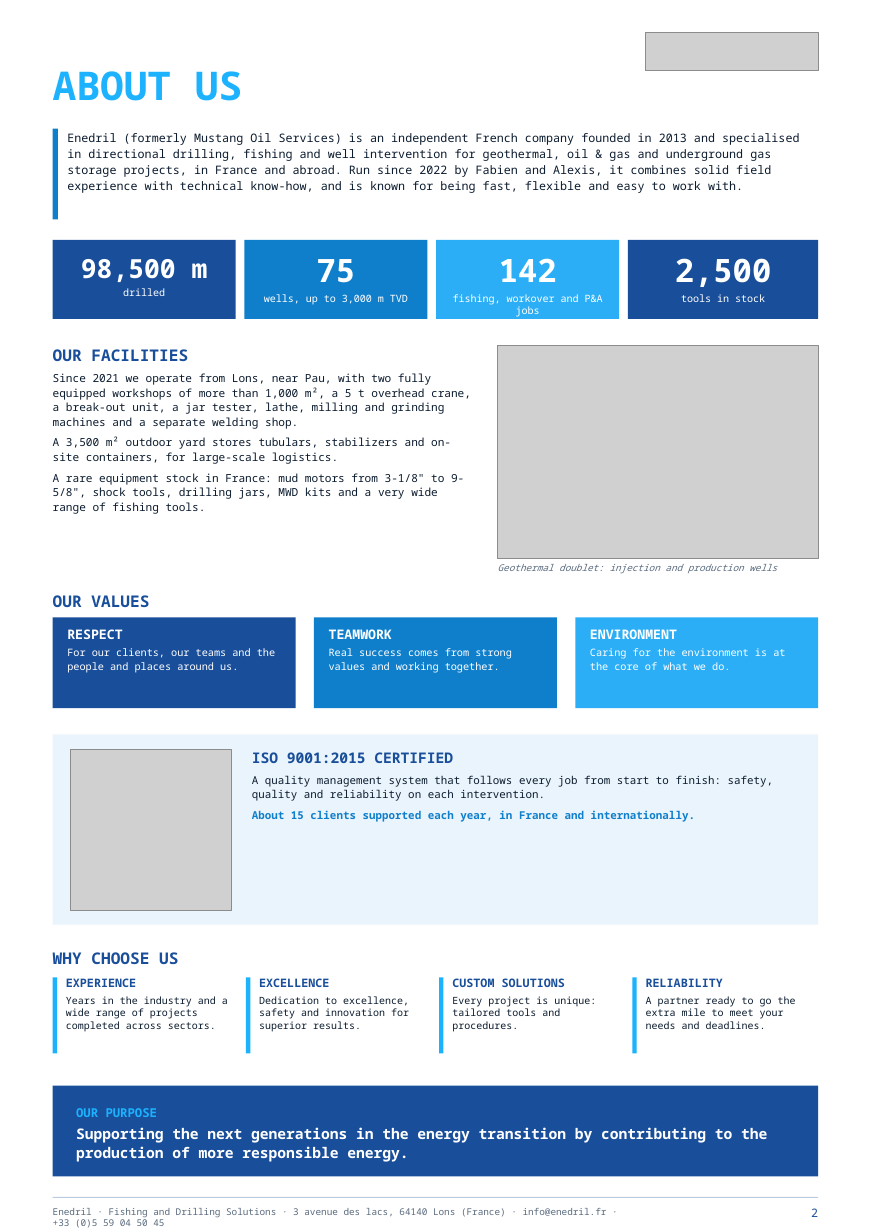
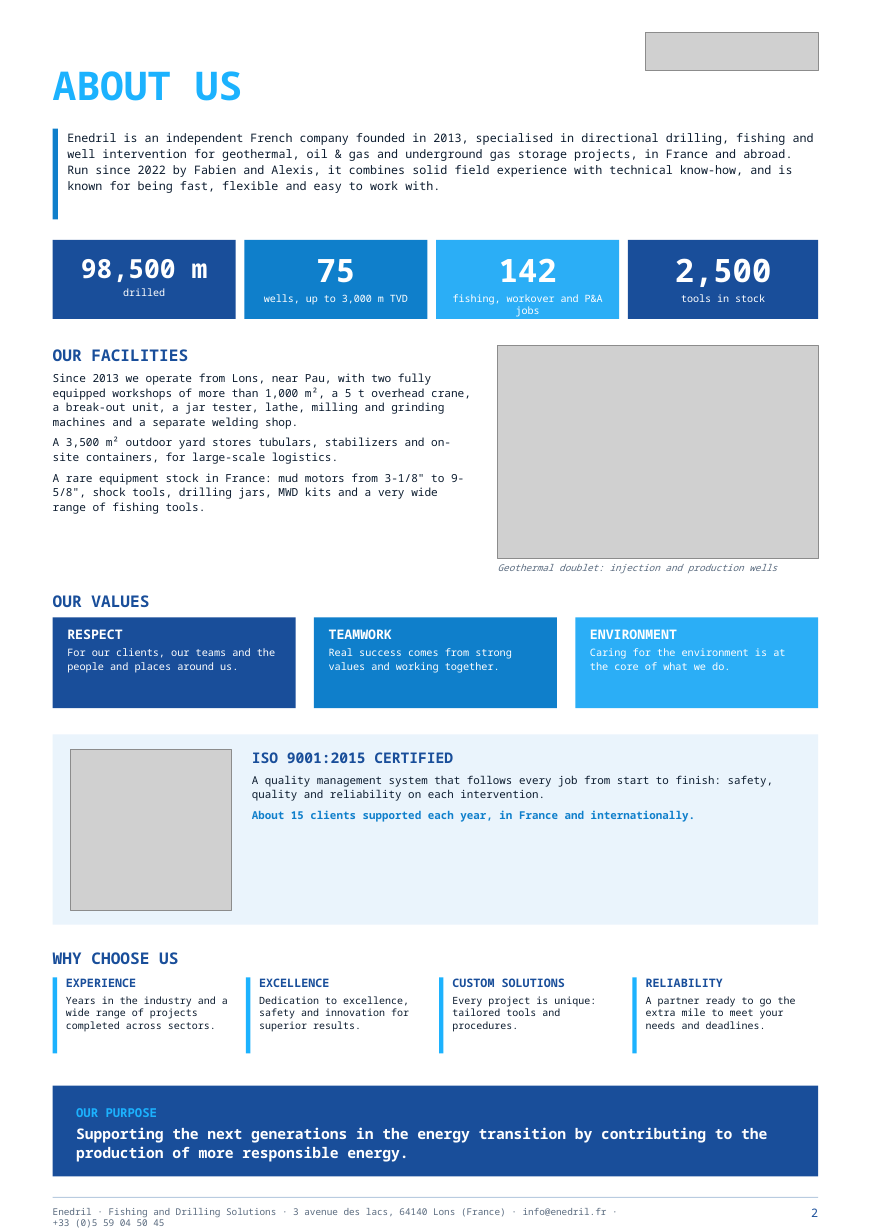
Before and after one commit to paulhdk360/Paul, a slide deck: slide 2 of Plaquette_Enedril_6p.pptx. Drawn at 871x1232 pixels with LibreOffice and Linux fonts; fonts in the diff are those of the drawing; grey boxes stand for pictures. Boxes give left, top, right and bottom in pixels: in the first picture for what was removed or moved away, otherwise in the second. Text is boxed around its words. In the diff, an @@ line names an element or a change of style, - is before the commit and + after.

```diff
--- a/Plaquette_Enedril_6p.pptx
+++ b/Plaquette_Enedril_6p.pptx
@@ text at [67, 133, 814, 193]: text changed @@
-Enedril (formerly Mustang Oil Services) is an independent French company founded in 2013 and specialised in directional drilling, fishing and well intervention for geothermal, oil & gas and underground gas storage projects, in France and abroad. Run since 2022 by Fabien and Alexis, it combines solid field experience with technical know-how, and is known for being fast, flexible and easy to work with.
+Enedril is an independent French company founded in 2013, specialised in directional drilling, fishing and well intervention for geothermal, oil & gas and underground gas storage projects, in France and abroad. Run since 2022 by Fabien and Alexis, it combines solid field experience with technical know-how, and is known for being fast, flexible and easy to work with.
@@ text at [53, 373, 471, 429]: text changed @@
-Since 2021 we operate from Lons, near Pau, with two fully equipped workshops of more than 1,000 m², a 5 t overhead crane, a break-out unit, a jar tester, lathe, milling and grinding machines and a separate welding shop.
+Since 2013 we operate from Lons, near Pau, with two fully equipped workshops of more than 1,000 m², a 5 t overhead crane, a break-out unit, a jar tester, lathe, milling and grinding machines and a separate welding shop.
```
Also in this commit, not shown: 1 other slide changed, 8 other files.
